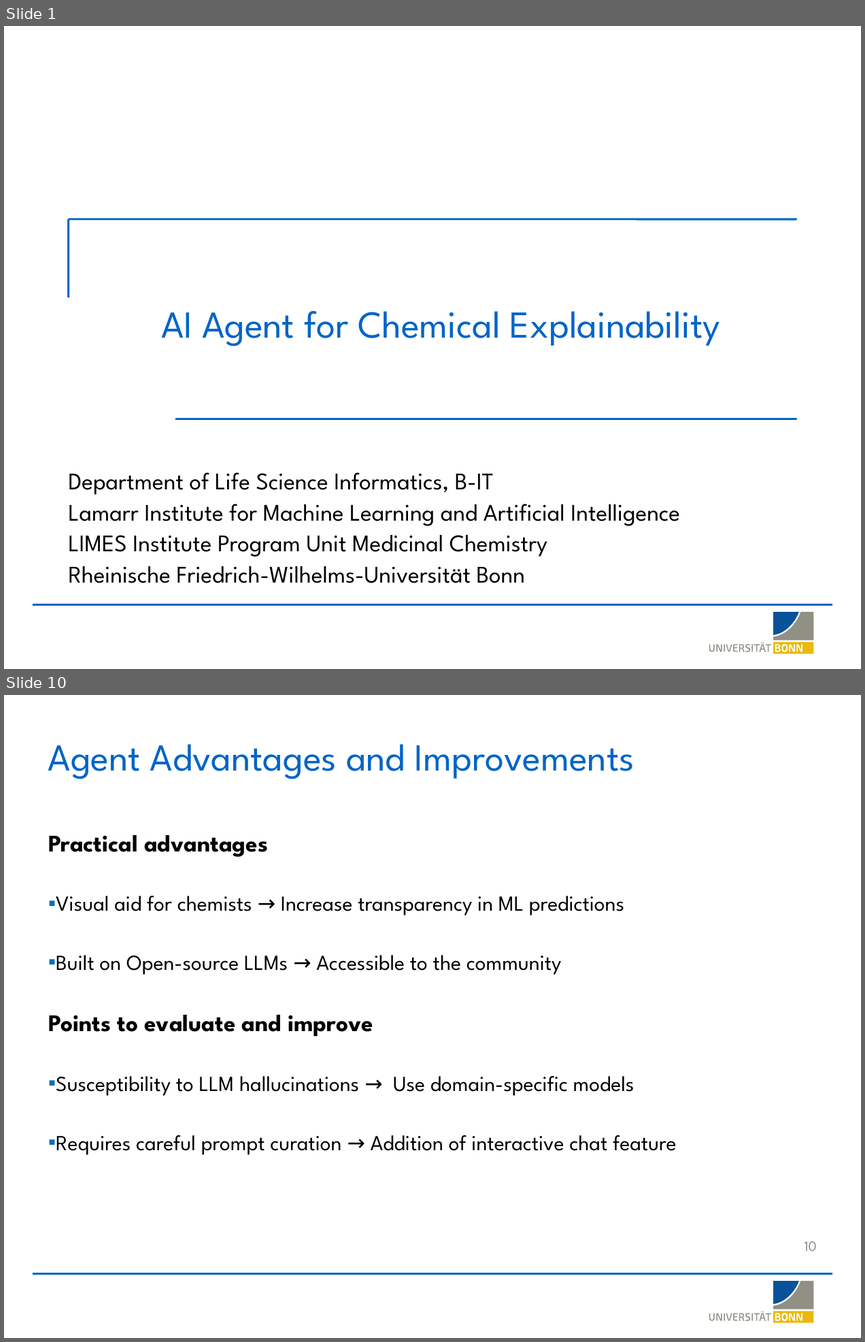
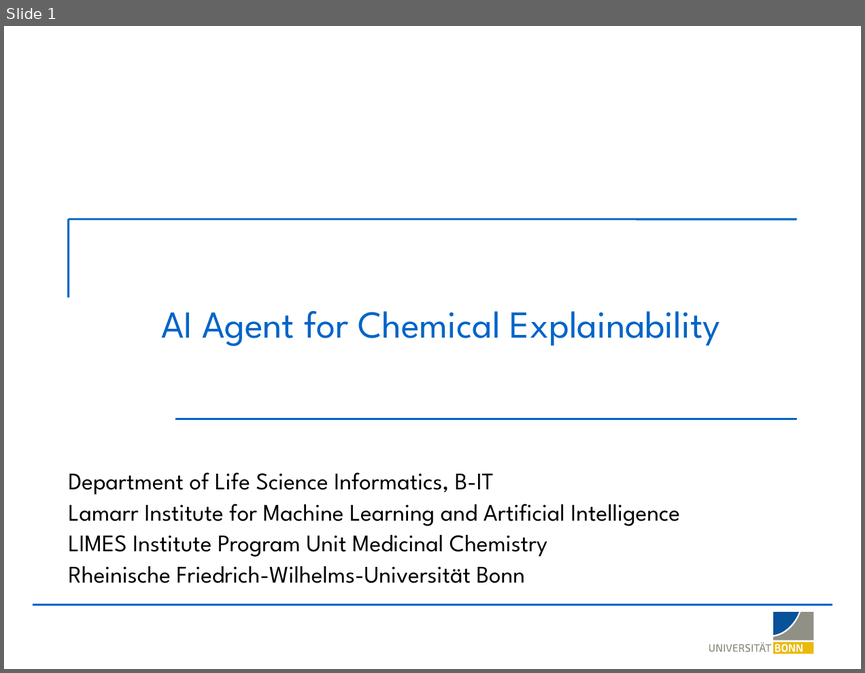
Before and after one commit to LSI-Uni-Bonn/ChemicHAL, a slide deck: slides/AI_Agent_Explainability.pptx. Shown one above the other, each under a label of ours: slides 1 and 10 before the commit, slide 1 after it; the slides between them are not shown. The pictures are 865x1342 and 865x673 pixels, drawn with LibreOffice and Linux fonts; fonts in the diff are those of the drawing; background and template pictures are left out. Boxes give left, top, right and bottom in pixels: in the first picture for what was removed or moved away, otherwise in the second. Text is boxed around its words. In the diff, an @@ line names an element or a change of style, - is before the commit and + after.

Commit message:
Add BRF algorithm, similarity-filtered MolCE foils, decomposition-based anchor occurrence
- ML: register BalancedRandomForestClassifier ("BRF") in train_model,
  build_model_from_split_file, train_on_split_file, and get_ml_info; route
  it through SHAP TreeExplainer.
- MolCE: rename `similarity_threshold` -> `scaffold_similarity_threshold`,
  add `min_similarity` Tanimoto cutoff on rebuilt foils with similarity-desc
  tiebreak on contrast ties; refactor top-N R-group/scaffold selection with
  early-stop and per-call foil reuse.
- MolAnchor: substructure occurrence now counts compounds whose BRICS
  decomposition actually produces the rule fragment(s), matching the
  population the anchor was drawable from; aggregator extended to use the
  union of merged-group fragments and store fragment_smiles per result.
- SHAP rendering: bump default mol_size to 1200x1200 and tighten contour
  params (sigma 0.22, gridResolution 0.04, 20 contour lines) for sharper
  atom-weight heatmaps.
- Slides: refresh AI_Agent_Explainability and figures_AI_agent decks.
- Add notebooks/test_xai_gnn_compatibility.ipynb.

```diff
--- a/slides/AI_Agent_Explainability.pptx
+++ b/slides/AI_Agent_Explainability.pptx
@@ slide 10 removed at (4,695,861,1338), background #FFFFFF; not listed: 20 template elements that a slide beside it also shows @@
@@ title removed at (48,744,634,779) @@
-Agent Advantages and Improvements
@@ text removed at (48,835,677,1155) @@
-Practical advantages
-▪ Visual aid for chemists → Increase transparency in ML predictions
-▪ Built on Open-source LLMs → Accessible to the community
-Points to evaluate and improve
-▪ Susceptibility to LLM hallucinations → Use domain-specific models
-▪ Requires careful prompt curation → Addition of interactive chat feature
@@ page number removed at (804,1241,816,1251) @@
-10
```
Also in this commit, not shown: 3 slides changed, 9 slides added, 8 other slides removed, 9 other files.
